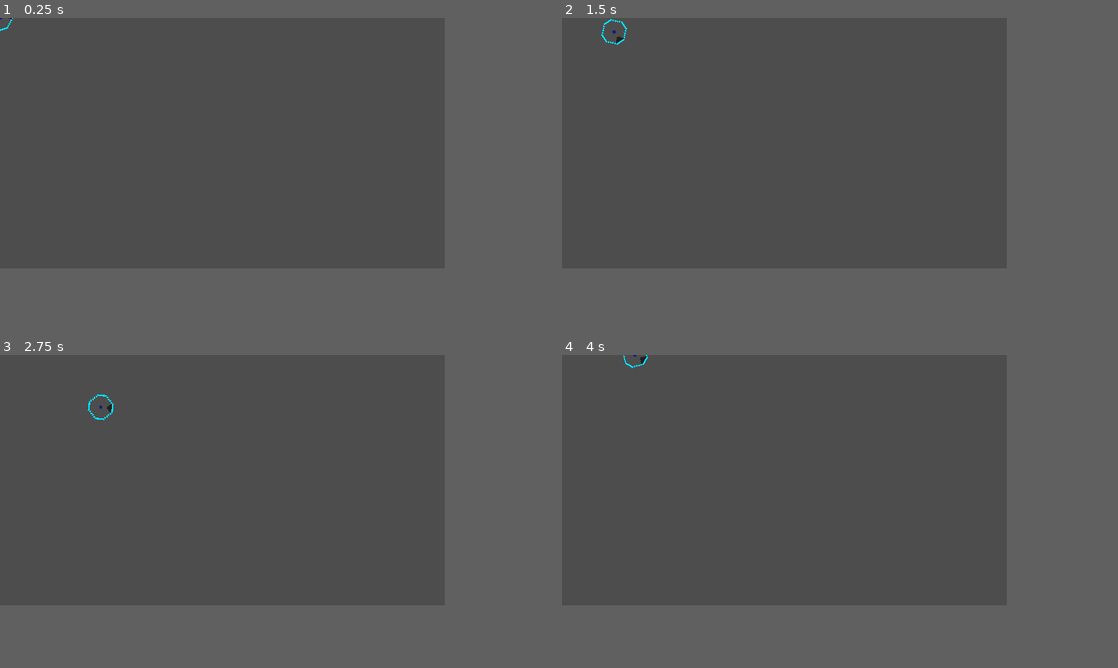
Above: before the commit, frames 1-4 (two rows, left to right).
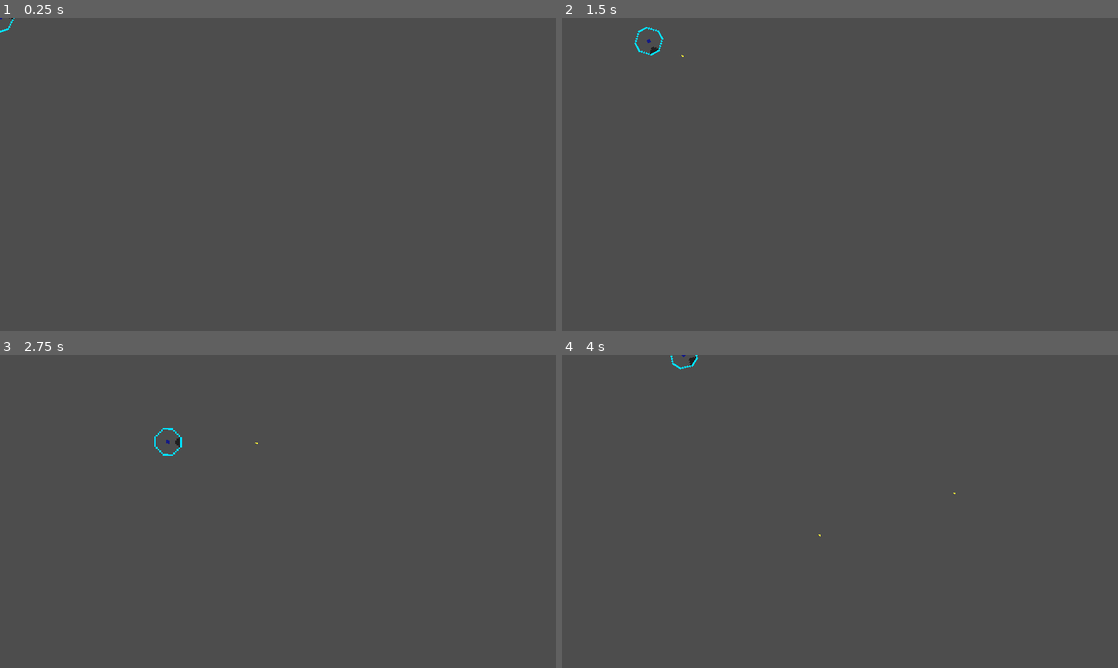
Above: after the commit, the same moments.

Repository: FieryRMS/2DS-CTF
Game: Godot game, scene res://sprites/Player.tscn
The game is run twice, just before and just after one commit, with the same random seed, the same clock (stepped at 60 frames per second) and the same inputs. The project has no main scene, so this scene is started directly.
Inputs (mouse positions are in pixels of both pictures, inside the frame that each line leads up to):
- Up to frame 1 (0.25 s): no input
- Up to frame 2 (1.5 s): tap Enter at 0.5 s; move the mouse to (884, 130) at 0.52 s; hold D (move_right) 0.53-1.28 s; click (884, 130) at 0.67 s; move the mouse to (695, 155) at 1.27 s; hold S (move_down) from 1.28 s (still down)
- Up to frame 3 (2.75 s): move the mouse to (266, 423) at 2.02 s; release S (move_down) at 2.03 s; hold D (move_right) from 2.03 s (still down)
- Up to frame 4 (4 s): move the mouse to (762, 530) at 2.77 s; release D (move_right) at 2.78 s; hold W (move_up) 2.78-3.53 s; click (762, 530) at 2.92 s; move the mouse to (917, 517) at 3.52 s; hold A (move_left) from 3.53 s (still down)
In our replay, the window is 640x360 before the commit and 800x450 after it. These sizes can differ from the game's own. Grey fills any space a smaller window leaves; there, only what the larger window draws over its background counts as a difference.

The runs differ from the first frame. In frame 1, less than 0.1% of the frame differs, in the area x 0-3%, y 0-5%; in frame 2, 0.2%; in frame 3, 0.2%, in the area x 15-47%, y 12-33%; in frame 4, 0.1%.

Commit message:
implemented movement, bullets, rotation speed. figuring out tilemaps

Diff:
--- a/project.godot
+++ b/project.godot
@@ -16,9 +16,11 @@
 
 [display]
 
-window/size/viewport_width=640
-window/size/viewport_height=360
-window/stretch/mode="viewport"
+window/size/viewport_width=480
+window/size/viewport_height=270
+window/size/window_width_override=1920
+window/size/window_height_override=1080
+window/stretch/mode="canvas_items"
 
 [gui]
 
@@ -71,12 +73,20 @@
 ]
 }
 
+[layer_names]
+
+2d_physics/layer_1="Attackers"
+2d_physics/layer_2="Defenders"
+2d_physics/layer_3="Walls"
+2d_physics/layer_4="Bullets"
+
 [physics]
 
 common/enable_pause_aware_picking=true
 
 [rendering]
 
+textures/canvas_textures/default_texture_filter=0
 renderer/rendering_method="gl_compatibility"
 environment/defaults/default_environment="res://default_env.tres"
 2d/snapping/use_gpu_pixel_snap=true
--- a/sprites/Player.tscn
+++ b/sprites/Player.tscn
@@ -9,19 +9,20 @@
 [sub_resource type="CircleShape2D" id="CircleShape2D_ums15"]
 radius = 1.0
 
-[node name="Character" type="CharacterBody2D"]
-scale = Vector2(1.5, 1.5)
+[node name="Character" type="CharacterBody2D" groups=["character"]]
+collision_layer = 0
+collision_mask = 4
 script = ExtResource("2")
 
 [node name="Team" type="Sprite2D" parent="."]
-texture_filter = 1
+texture_filter = 5
 scale = Vector2(1.5, 1.5)
 texture = ExtResource("1")
 hframes = 3
 vframes = 2
 
 [node name="CharacterClass" type="Sprite2D" parent="."]
-texture_filter = 1
+texture_filter = 5
 scale = Vector2(1.5, 1.5)
 texture = ExtResource("1")
 hframes = 3
@@ -29,7 +30,7 @@
 frame = 2
 
 [node name="Face" type="Sprite2D" parent="."]
-texture_filter = 1
+texture_filter = 5
 scale = Vector2(1.5, 1.5)
 texture = ExtResource("1")
 hframes = 3
@@ -44,3 +45,6 @@
 scale = Vector2(1.5, 1.5)
 shape = SubResource("CircleShape2D_ums15")
 debug_color = Color(0.027451, 0.65098, 0, 0.419608)
+
+[node name="Firerate" type="Timer" parent="."]
+one_shot = true
--- /dev/null
+++ b/sprites/bullet.tscn
@@ -0,0 +1,24 @@
+[gd_scene load_steps=4 format=3 uid="uid://x70d3lwms13l"]
+
+[ext_resource type="Script" path="res://src/bullet.gd" id="1_2exxn"]
+[ext_resource type="Texture2D" uid="uid://c8teisay3hihu" path="res://assets/Bullet.png" id="1_lgxou"]
+
+[sub_resource type="RectangleShape2D" id="RectangleShape2D_pw07w"]
+size = Vector2(1, 2)
+
+[node name="Bullet" type="RigidBody2D"]
+collision_layer = 8
+collision_mask = 0
+script = ExtResource("1_2exxn")
+
+[node name="Sprite2D" type="Sprite2D" parent="."]
+texture_filter = 1
+position = Vector2(-0.5, 0)
+texture = ExtResource("1_lgxou")
+
+[node name="CollisionShape2D" type="CollisionShape2D" parent="."]
+position = Vector2(0, 1)
+shape = SubResource("RectangleShape2D_pw07w")
+
+[node name="RayCast2D" type="RayCast2D" parent="."]
+target_position = Vector2(0, -9)
--- a/src/Globals.gd
+++ b/src/Globals.gd
@@ -3,20 +3,22 @@
 enum Team { ATTACKER, DEFENDER }
 enum CharacterClass { ASSAULT, SNIPER, RUNNER }
 
+const friendly_fire = false
+
 
 class Character:
 	var character_class: CharacterClass
-	var movementspeed = 100
-	var rotationspeed = 5
-	var damage = 1
-	var basespread = 1
-	var spreadmultiplier = 1
-	var spreadrecoveryspeed = 1
-	var firerate = 1
-	var viewdistance = 1
-	var viewangle = 1
-	var bulletspeed = 1
-	var health = 1
+	var movementspeed := 100
+	var rotationspeed := 5
+	var damage := 1
+	var basespread := 1
+	var spreadmultiplier := 1
+	var spreadrecoveryspeed := 1
+	var firerate := 5.0
+	var viewdistance := 1
+	var viewangle := 1
+	var bulletspeed := 100
+	var health := 1
 
 	func _init(chr_cls):
 		self.character_class = chr_cls
--- a/src/PlayerCharacter.gd
+++ b/src/PlayerCharacter.gd
@@ -1,4 +1,6 @@
 extends CharacterBody2D
+
+var BulletSprite = preload("res://sprites/bullet.tscn")
 
 var team: Globals.Team
 var character: Globals.Character
@@ -16,8 +18,12 @@
 
 	if team == Globals.Team.ATTACKER:
 		$Team.frame = 0
+		add_to_group("attacker")
+		set_collision_layer_value(1, true)
 	else:
 		$Team.frame = 1
+		add_to_group("defender")
+		set_collision_layer_value(2, true)
 
 	if char_cls == Globals.CharacterClass.ASSAULT:
 		$CharacterClass.frame = 2
@@ -25,6 +31,8 @@
 		$CharacterClass.frame = 3
 	elif char_cls == Globals.CharacterClass.RUNNER:
 		$CharacterClass.frame = 4
+
+	$Firerate.wait_time = 1.0 / character.firerate
 
 
 func _ready():
@@ -42,8 +50,12 @@
 	move_and_collide(commands.Move * character.movementspeed * delta)
 	self.rotation += calc_del_rotation(commands.Crosshair, delta)
 
-
-
+	if commands.Shoot and $Firerate.is_stopped():
+		var bullet = BulletSprite.instantiate()
+		var pos = global_position + Vector2(0, -16).rotated(rotation)
+		bullet.init(team, pos, rotation, character.bulletspeed, character.damage)
+		get_parent().add_child(bullet)
+		$Firerate.start()
 
 
 # utility functions
@@ -65,13 +77,13 @@
 	var commands: Globals.CharacterCommands = Globals.CharacterCommands.new()
 
 	var move = Vector2(0, 0)
-	if(Input.is_action_pressed("move_up")):
+	if Input.is_action_pressed("move_up"):
 		move.y -= 1
-	if(Input.is_action_pressed("move_down")):
+	if Input.is_action_pressed("move_down"):
 		move.y += 1
-	if(Input.is_action_pressed("move_left")):
+	if Input.is_action_pressed("move_left"):
 		move.x -= 1
-	if(Input.is_action_pressed("move_right")):
+	if Input.is_action_pressed("move_right"):
 		move.x += 1
 
 	commands.Move = move
@@ -79,3 +91,9 @@
 	commands.Shoot = Input.is_mouse_button_pressed(MOUSE_BUTTON_LEFT)
 
 	return commands
+
+
+func take_damage(damage):
+	character.health -= damage
+	if character.health <= 0:
+		queue_free()
--- /dev/null
+++ b/src/bullet.gd
@@ -0,0 +1,38 @@
+extends RigidBody2D
+
+var team: Globals.Team
+var damage: int
+var speed: float
+
+
+func init(tm: Globals.Team, glob_pos: Vector2, rot: float, spd: float, dmg: int):
+	team = tm
+	position = glob_pos
+	damage = dmg
+	speed = spd
+	rotation = rot
+	if team == Globals.Team.ATTACKER:
+		set_collision_mask_value(2, true)
+	else:
+		set_collision_mask_value(1, true)
+
+
+func _process(delta):
+	var collision: KinematicCollision2D = move_and_collide(
+		Vector2(speed * delta, 0).rotated(rotation - PI / 2)
+	)
+
+	if collision:
+		var obj: Object = collision.get_collider()
+		if obj.is_in_group("character") and obj.team != team:
+			obj.take_damage(damage)
+		queue_free()
+
+	if (
+		position.x < 0
+		or position.x > get_viewport_rect().size.x
+		or position.y < 0
+		or position.y > get_viewport_rect().size.y
+	):
+		queue_free()
+	pass
Binary file added: assets/Walls.png
Not shown, added: assets/Walls.png.import
Not shown, changed: README.md
Not shown, changed: ROADMAP.md
Not shown, added: assets/art/Walls.pxo
